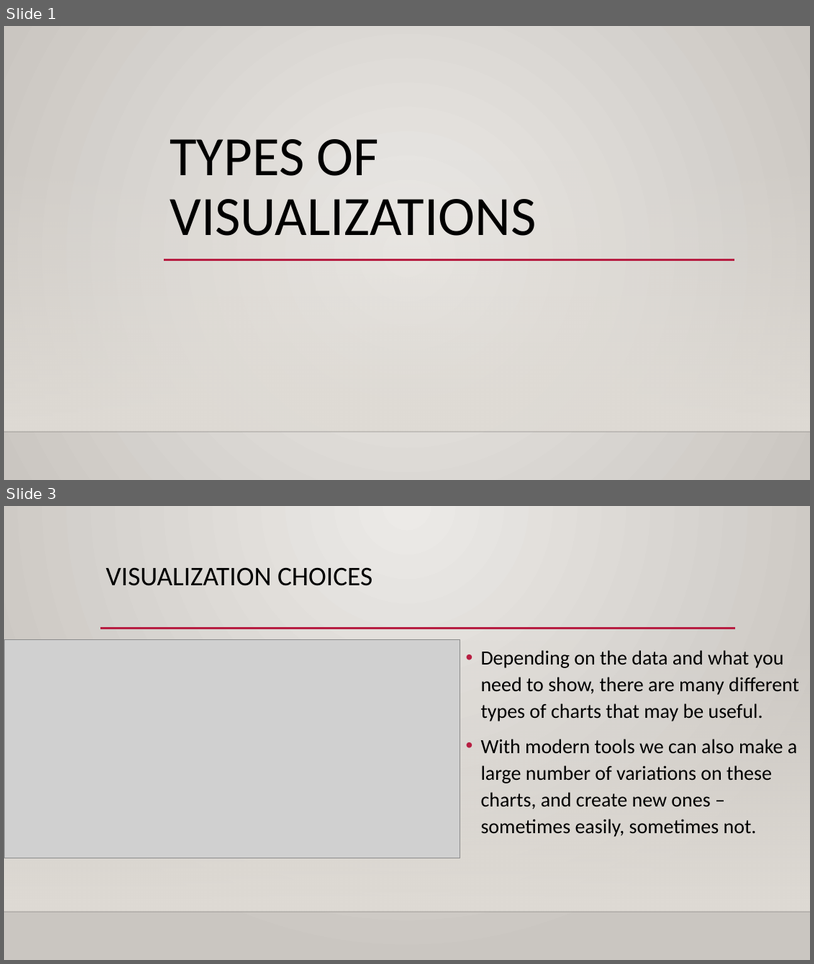
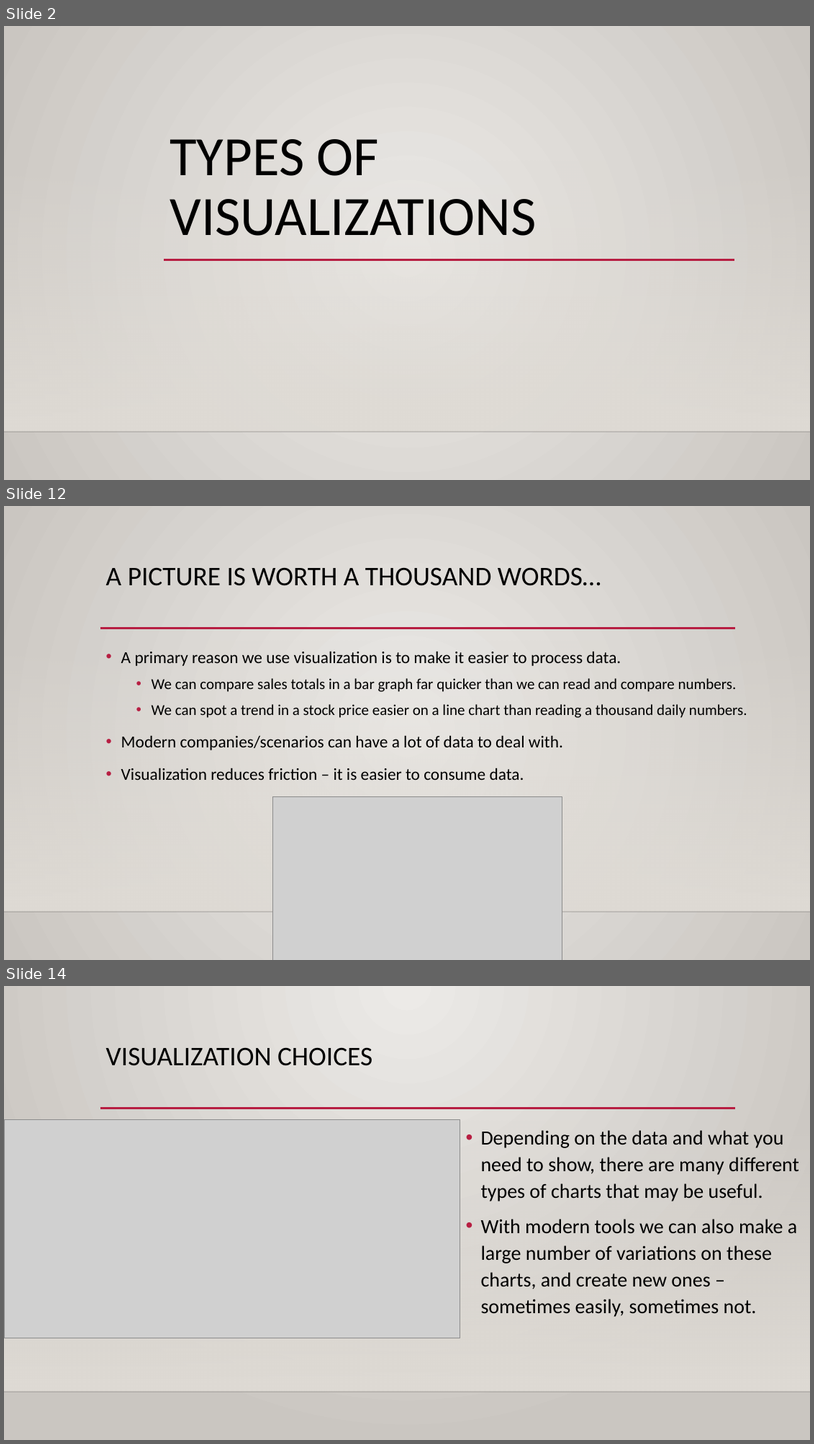
Before and after one commit to AkeemSemper/ml_datasets, a slide deck: slides/chapter_5.pptx. Shown one above the other, each under a label of ours: slides 1 and 3 before the commit, slides 2, 12 and 14 after it; the slides between them are not shown. The pictures are 814x964 and 814x1444 pixels, drawn with LibreOffice and Linux fonts; fonts in the diff are those of the drawing; grey boxes stand for pictures; background and template pictures are left out. Boxes give left, top, right and bottom in pixels: in the first picture for what was removed or moved away, otherwise in the second. Text is boxed around its words. In the diff, an @@ line names an element or a change of style, - is before the commit and + after.

```diff
--- a/slides/chapter_5.pptx
+++ b/slides/chapter_5.pptx
@@ slide 12 added at bbox=[4, 506, 810, 960], background gradient #ECEAE7 to #CAC7C1; not listed: 3 template elements that a slide beside it also shows @@
@@ title added at bbox=[106, 567, 602, 586], 32 pt, text #000000 @@
+A PICTURE IS WORTH A THOUSAND WORDS…
@@ text added at bbox=[121, 651, 748, 780], 20 pt, text #000000 @@
+• A primary reason we use visualization is to make it easier to process data.
+  • We can compare sales totals in a bar graph far quicker than we can read and compare numbers.
+  • We can spot a trend in a stock price easier on a line chart than reading a thousand daily numbers.
+• Modern companies/scenarios can have a lot of data to deal with.
+• Visualization reduces friction – it is easier to consume data.
@@ picture added at bbox=[273, 797, 563, 960] @@
@@ what was slide 1 is now slide 2 @@
@@ what was slide 3 is now slide 14 @@
```
Also in this commit, not shown: 1 slide changed, 11 other slides added, 1 slide removed, 2 other files.
